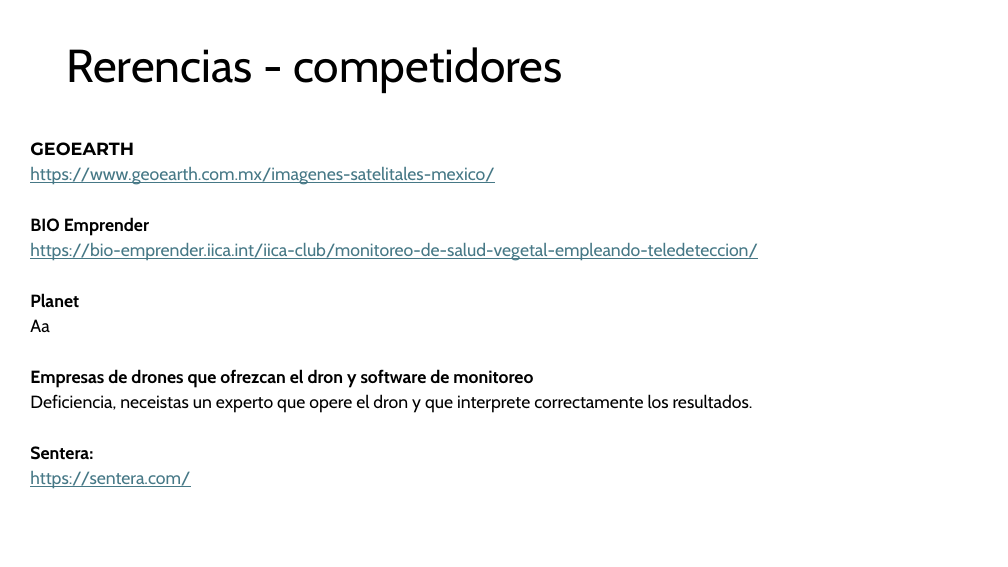
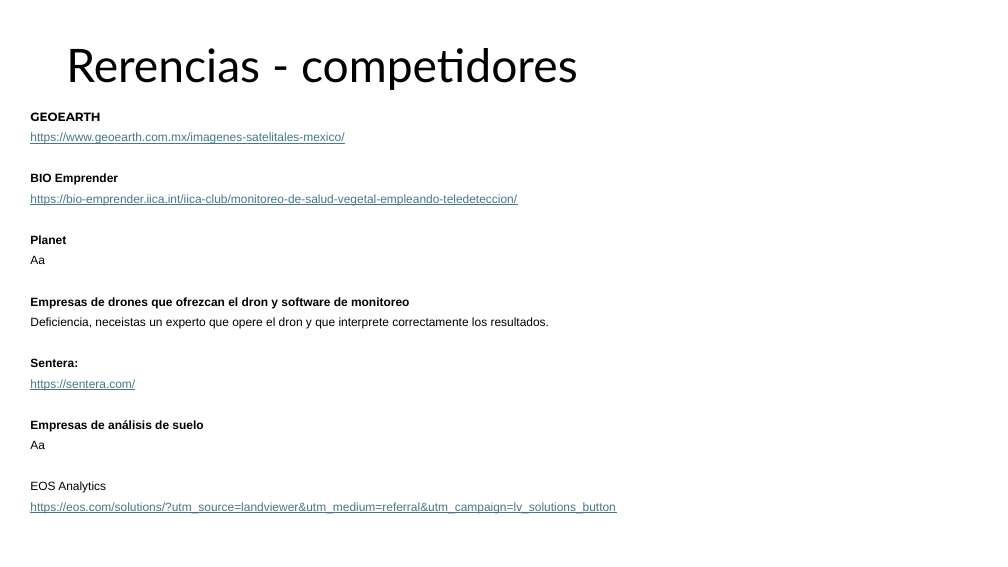
Before and after one commit to orlandombaa/Selene, a slide deck: slide 9 of selene/docs/Aditional documentation/Modelo de negocios selene.pptx (slide 3 before the commit). Drawn at 1008x567 pixels with LibreOffice and Linux fonts; fonts in the diff are those of the drawing. Boxes give left, top, right and bottom in pixels: in the first picture for what was removed or moved away, otherwise in the second. Text is boxed around its words. In the diff, an @@ line names an element or a change of style, - is before the commit and + after.

```diff
--- a/selene/docs/Aditional documentation/Modelo de negocios selene.pptx
+++ b/selene/docs/Aditional documentation/Modelo de negocios selene.pptx
@@ title "Rerencias - competidores" at (66,48,578,90): font Cabin to Lato @@
@@ text "GEOEARTH": place and size @@
-text "GEOEARTH" at (30,142,758,489)
+text "GEOEARTH" at (30,112,615,514)
@@ text at (30,112,549,390): size 16.8 to 11.4 pt in "GEOEARTH", "https://www.geoearth.com.mx/imagenes-satelitales-mexico/", "BIO Emprender", "https://bio-emprender.iica.int/iica-club/monitoreo-de-salud- ..." and 6 more places; font Cabin to Arial in "https://www.geoearth.com.mx/imagenes-satelitales-mexico/", "BIO Emprender", "https://bio-emprender.iica.int/iica-club/monitoreo-de-salud- ...", "Planet" and 5 more places; less space between paragraphs @@
@@ text at (30,420,615,514): paragraphs added @@
+Empresas de análisis de suelo
+Aa
+EOS Analytics
+https://eos.com/solutions/?utm_source=landviewer&utm_medium=referral&utm_campaign=lv_solutions_button
```
Also in this commit, not shown: 6 other slides changed, 7 slides added, 16 other files.
